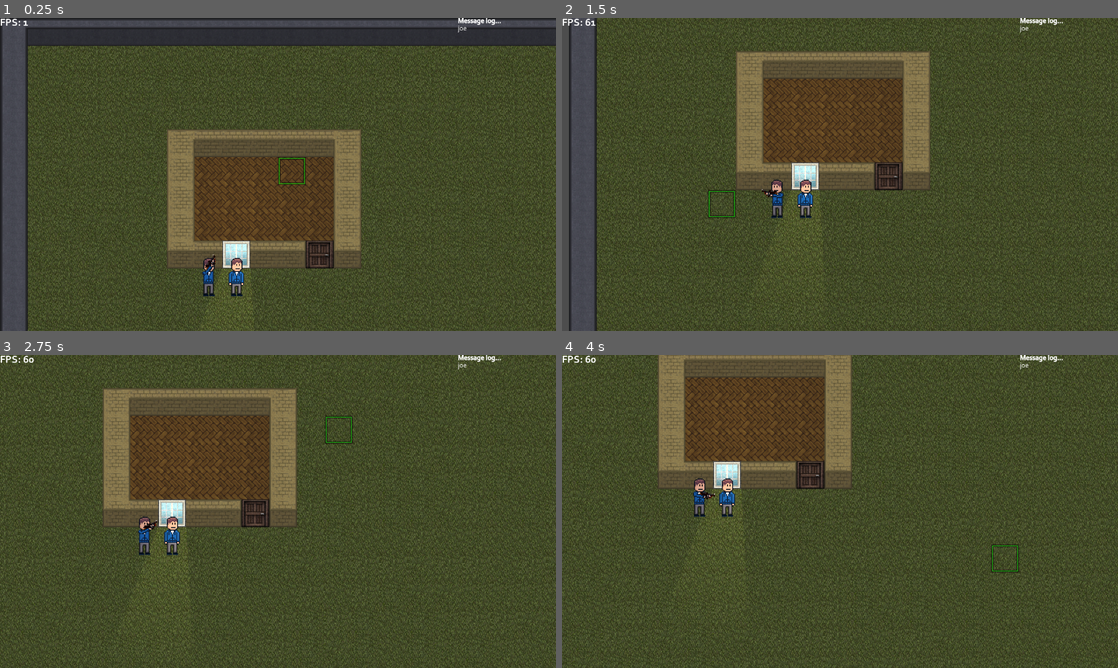
Above: before the commit, frames 1-4 (two rows, left to right).
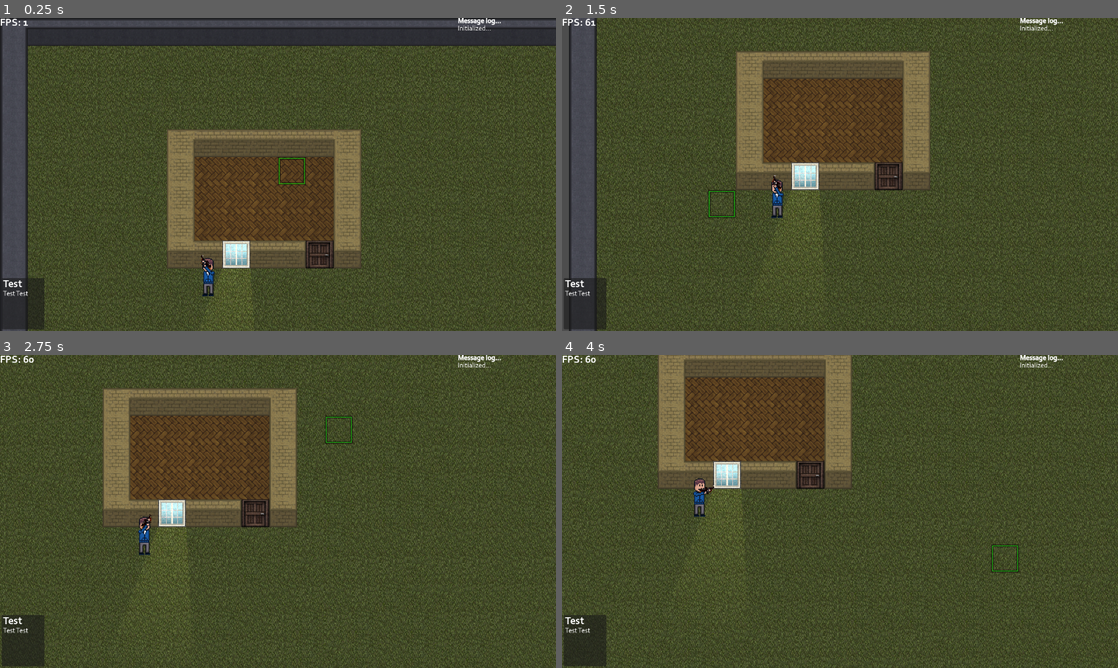
Above: after the commit, the same moments.

Repository: markverb1/ja4
Game: Godot game, scene res://scenes/viewport.tscn
Two runs of this game, one before a commit and one after it. Both use one fixed random seed, a clock stepped at 60 frames per second and the inputs below.
Inputs (mouse positions are in pixels of both pictures, inside the frame that each line leads up to):
- Up to frame 1 (0.25 s): no input
- Up to frame 2 (1.5 s): tap Enter at 0.5 s; move the mouse to (962, 158) at 0.52 s; hold S (camera_down) 0.53-1.28 s; click (962, 158) at 0.67 s; move the mouse to (728, 190) at 1.27 s; tap A (camera_left) at 1.35 s; click (728, 190) at 1.42 s
- Up to frame 3 (2.75 s): tap Space at 2 s; move the mouse to (333, 442) at 2.02 s; hold D (camera_right) from 2.03 s (still down); click (333, 442) at 2.17 s
- Up to frame 4 (4 s): move the mouse to (812, 574) at 2.77 s; release D (camera_right) at 2.78 s; tap W (camera_up) at 2.85 s; click (812, 574) at 2.92 s; tap Enter at 3.5 s; move the mouse to (1006, 558) at 3.52 s; hold S (camera_down) from 3.53 s (still down); click (1006, 558) at 3.67 s

The runs differ from the first frame. In frame 1, 1.4% of the frame differs, in the area x 0-89%, y 2-100%; in frame 2, 1.4%; in frame 3, 1.3%; in frame 4, 1.3%.

Commit message:
beep boop

Diff:
--- a/project.godot
+++ b/project.godot
@@ -31,6 +31,9 @@
 config/name="JA4"
 run/main_scene="res://scenes/viewport.tscn"
 config/features=PackedStringArray("4.3", "GL Compatibility")
+boot_splash/bg_color=Color(0.184314, 0.141176, 0.12549, 1)
+boot_splash/image="res://assets/images/ui/logo.png"
+boot_splash/fullsize=false
 config/icon="res://assets/images/icon.svg"
 
 [autoload]
--- a/scenes/main.tscn
+++ b/scenes/main.tscn
@@ -1,10 +1,9 @@
-[gd_scene load_steps=11 format=3 uid="uid://ddyqwjkg0fa5p"]
+[gd_scene load_steps=9 format=3 uid="uid://ddyqwjkg0fa5p"]
 
 [ext_resource type="PackedScene" uid="uid://c3yf73c8f2bu6" path="res://scenes/maps/map_test.tscn" id="1_jl6ia"]
 [ext_resource type="Texture2D" uid="uid://dt00471ww6u0b" path="res://assets/images/cursor.png" id="2_fexyt"]
 [ext_resource type="Texture2D" uid="uid://c7velnf54lige" path="res://assets/images/actors/door/door.png" id="2_j6rpl"]
 [ext_resource type="Script" path="res://scripts/cursor.gd" id="3_tjb8c"]
-[ext_resource type="Texture2D" uid="uid://d0821bvp1sovl" path="res://assets/images/actors/guy.png" id="4_eyvop"]
 [ext_resource type="Script" path="res://scripts/camera_2d.gd" id="5_socsq"]
 [ext_resource type="PackedScene" uid="uid://omlvvypm43lt" path="res://scenes/character.tscn" id="7_gngct"]
 
@@ -13,9 +12,6 @@
 
 [sub_resource type="RectangleShape2D" id="RectangleShape2D_lre1b"]
 size = Vector2(26, 26)
-
-[sub_resource type="RectangleShape2D" id="RectangleShape2D_a52je"]
-size = Vector2(32, 32)
 
 [node name="Main" type="Control"]
 layout_mode = 3
@@ -52,17 +48,6 @@
 position = Vector2(16, 16)
 shape = SubResource("RectangleShape2D_lre1b")
 
-[node name="Character" type="Sprite2D" parent="."]
-position = Vector2(256, 288)
-texture = ExtResource("4_eyvop")
-offset = Vector2(16, 8)
-
-[node name="Area2D" type="Area2D" parent="Character"]
-
-[node name="CollisionShape2D" type="CollisionShape2D" parent="Character/Area2D"]
-position = Vector2(16, 16)
-shape = SubResource("RectangleShape2D_a52je")
-
 [node name="CanvasModulate" type="CanvasModulate" parent="."]
 
 [node name="Camera2D" type="Camera2D" parent="."]
--- a/scenes/viewport.tscn
+++ b/scenes/viewport.tscn
@@ -1,9 +1,10 @@
-[gd_scene load_steps=7 format=3 uid="uid://bee30153v4i4"]
+[gd_scene load_steps=10 format=3 uid="uid://bee30153v4i4"]
 
 [ext_resource type="PackedScene" uid="uid://ddyqwjkg0fa5p" path="res://scenes/main.tscn" id="1_054df"]
 [ext_resource type="Script" path="res://scripts/viewport.gd" id="1_fwiqo"]
 [ext_resource type="FontFile" uid="uid://c80sumtt3tul6" path="res://assets/fonts/corbel.TTF" id="3_jwgdj"]
 [ext_resource type="FontFile" uid="uid://dh20ui1l5c2tb" path="res://assets/fonts/corbel_bold.TTF" id="4_v54aq"]
+[ext_resource type="FontFile" uid="uid://bnpxgupj4wsfo" path="res://assets/fonts/Hack-Regular.ttf" id="5_f61q0"]
 
 [sub_resource type="FontVariation" id="FontVariation_yc2cm"]
 base_font = ExtResource("3_jwgdj")
@@ -11,6 +12,13 @@
 [sub_resource type="LabelSettings" id="LabelSettings_c3ofi"]
 font = ExtResource("4_v54aq")
 font_size = 24
+
+[sub_resource type="LabelSettings" id="LabelSettings_yfslq"]
+font = ExtResource("4_v54aq")
+font_size = 24
+
+[sub_resource type="LabelSettings" id="LabelSettings_qy486"]
+font = ExtResource("3_jwgdj")
 
 [node name="Viewport" type="Control"]
 layout_mode = 3
@@ -61,3 +69,49 @@
 bbcode_enabled = true
 text = "[b]Message log...[/b]"
 scroll_following = true
+
+[node name="Panel" type="Panel" parent="."]
+layout_mode = 1
+anchors_preset = 2
+anchor_top = 1.0
+anchor_bottom = 1.0
+offset_left = 4.0
+offset_top = -122.0
+offset_right = 102.0
+offset_bottom = -4.0
+grow_vertical = 0
+
+[node name="ShortName" type="Label" parent="Panel"]
+layout_mode = 0
+offset_left = 3.0
+offset_top = 3.0
+offset_right = 45.0
+offset_bottom = 28.0
+text = "Test"
+label_settings = SubResource("LabelSettings_yfslq")
+
+[node name="LongName" type="Label" parent="Panel"]
+layout_mode = 0
+offset_left = 3.0
+offset_top = 29.0
+offset_right = 86.0
+offset_bottom = 54.0
+text = "Test Test"
+label_settings = SubResource("LabelSettings_qy486")
+
+[node name="RichTextLabel" type="RichTextLabel" parent="Panel"]
+visible = false
+layout_mode = 0
+offset_left = 112.0
+offset_top = 3.0
+offset_right = 283.0
+offset_bottom = 114.0
+theme_override_fonts/normal_font = ExtResource("5_f61q0")
+bbcode_enabled = true
+text = "Agi  91  Lvl  1
+Dex  61  Mrk  61
+Str  68  Mec  68
+Ldr  38  Exp  38
+Wis  71  Med  71"
+
+[node name="AudioStreamPlayer" type="AudioStreamPlayer" parent="."]
--- a/scripts/actors/merc.gd
+++ b/scripts/actors/merc.gd
@@ -1,6 +1,9 @@
 extends Node2D
 
+@export var merc_short_name: String = "Guy"
 @onready var wep = $Weapon
+var mpos: Vector2 = Vector2.ZERO
+var test:int=0
 
 # Called when the node enters the scene tree for the first time.
 func _ready() -> void:
@@ -9,9 +12,19 @@
 
 # Called every frame. 'delta' is the elapsed time since the previous frame.
 func _process(_delta: float) -> void:
-	var rotdeg = int(rad_to_deg(global_position.angle_to_point(get_global_mouse_position())))
-	if rotdeg < -90 or rotdeg > 90:
-		scale = Vector2(-1,1)
-	else:
-		scale = Vector2(1,1)
-	wep.look_at(get_global_mouse_position())
+	test += 1
+	if (test % 2 == 0):
+		var rotdeg = int(rad_to_deg(global_position.angle_to_point(mpos)))
+		if rotdeg < -90 or rotdeg > 90:
+			scale = Vector2(-1,1)
+		else:
+			scale = Vector2(1,1)
+		wep.look_at(mpos)
+
+func _input(event):
+	# Mouse in viewport coordinates.
+	if event is InputEventMouseMotion:
+		mpos = event.position
+
+	# Print the size of the viewport.
+	#print("Viewport Resolution is: ", get_viewport().get_visible_rect().size)
--- a/scripts/cursor.gd
+++ b/scripts/cursor.gd
@@ -14,3 +14,12 @@
 
 func _on_area_entered(area: Area2D) -> void:
 	print(area.get_parent().name)
+
+func _input(event: InputEvent) -> void:
+	if event is InputEventMouseButton and event.is_pressed() and len($Area2D.get_overlapping_areas())>0:
+		match event.button_index:
+			MOUSE_BUTTON_LEFT:
+
+				var clicked = $Area2D.get_overlapping_areas()[0].get_parent()
+				if "merc_short_name" in clicked:
+					global.selected_merc = global.find_merc(clicked.merc_short_name)
--- a/scripts/global.gd
+++ b/scripts/global.gd
@@ -4,8 +4,16 @@
 var mercs: Array = []
 var merc = preload("res://scripts/mercenary.gd")
 var viewport = preload("res://scripts/viewport.gd")
+var selected_merc:
+	get:
+		return selected_merc
+	set(val):
+		selected_merc = val
+		merc_selected.emit()
 
+@warning_ignore("unused_signal")
 signal message_added(message)
+signal merc_selected(merc)
 
 func wait(seconds: float) -> void:
 	await get_tree().create_timer(seconds).timeout
@@ -24,12 +32,7 @@
 func _ready() -> void:
 	#print(create_merc("Guy", "Guyase Verb").long_name)
 	#print(find_merc("Guy").long_name)
-	#create_merc("Guy", "Guyase Verb")
-	wait(1)
-
-	global.message_added.emit("fuck")
-	if create_merc("Guy", "Guyase Verb").long_name == find_merc("Guy").long_name:
-		global.message_added.emit("merc insertion sanity check passed")
+	create_merc("Guy", "Guyase Verb")
 
 
 # Called every frame. 'delta' is the elapsed time since the previous frame.
--- a/scripts/viewport.gd
+++ b/scripts/viewport.gd
@@ -1,15 +1,27 @@
 extends Control
 
 @onready var messages = $RichTextLabel
+@onready var player = $AudioStreamPlayer
 
 func add_message(message: String):
 	messages.newline()
 	messages.append_text(message)
+	play_sound(load("res://assets/audio/notif.wav"),-5)
+
+func play_sound(sound: AudioStreamWAV, vol: float = 0):
+	player.stream = sound
+	player.volume_db = vol
+	player.play(0)
+
+func merc_selected():
+	$Panel/ShortName.text = global.selected_merc.short_name
+	$Panel/LongName.text = global.selected_merc.long_name
 
 # Called when the node enters the scene tree for the first time.
 func _ready() -> void:
 	global.message_added.connect(add_message)
-	global.message_added.emit("joe")
+	global.merc_selected.connect(merc_selected)
+	global.message_added.emit("Initialized...")
 
 
 # Called every frame. 'delta' is the elapsed time since the previous frame.
Not shown, removed: assets/audio/beep.ogg.import
Not shown, added: assets/audio/notif.wav.import
Binary file added: assets/fonts/Hack-Bold.ttf
Not shown, added: assets/fonts/Hack-Bold.ttf.import
Binary file added: assets/fonts/Hack-BoldItalic.ttf
Not shown, added: assets/fonts/Hack-BoldItalic.ttf.import
Binary file added: assets/fonts/Hack-Italic.ttf
Not shown, added: assets/fonts/Hack-Italic.ttf.import
Binary file added: assets/fonts/Hack-Regular.ttf
Not shown, added: assets/fonts/Hack-Regular.ttf.import
Binary file added: assets/images/ui/logo.png
Not shown, added: assets/images/ui/logo.png.import
(and 3 more such lines)
